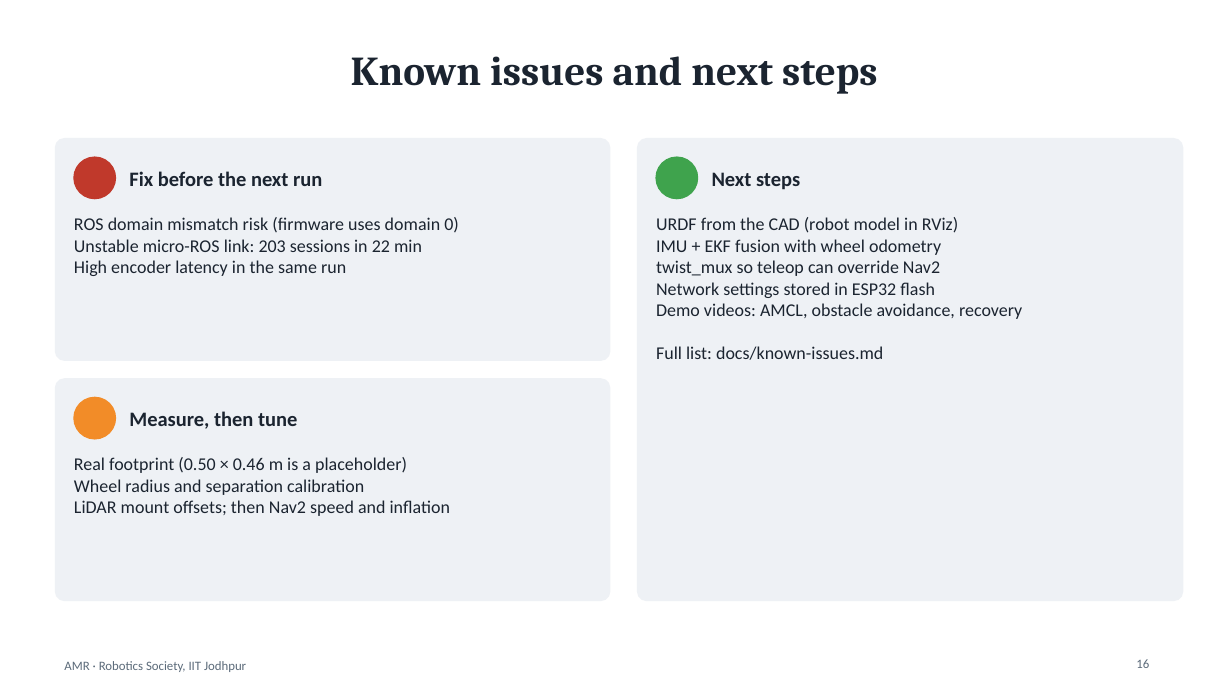
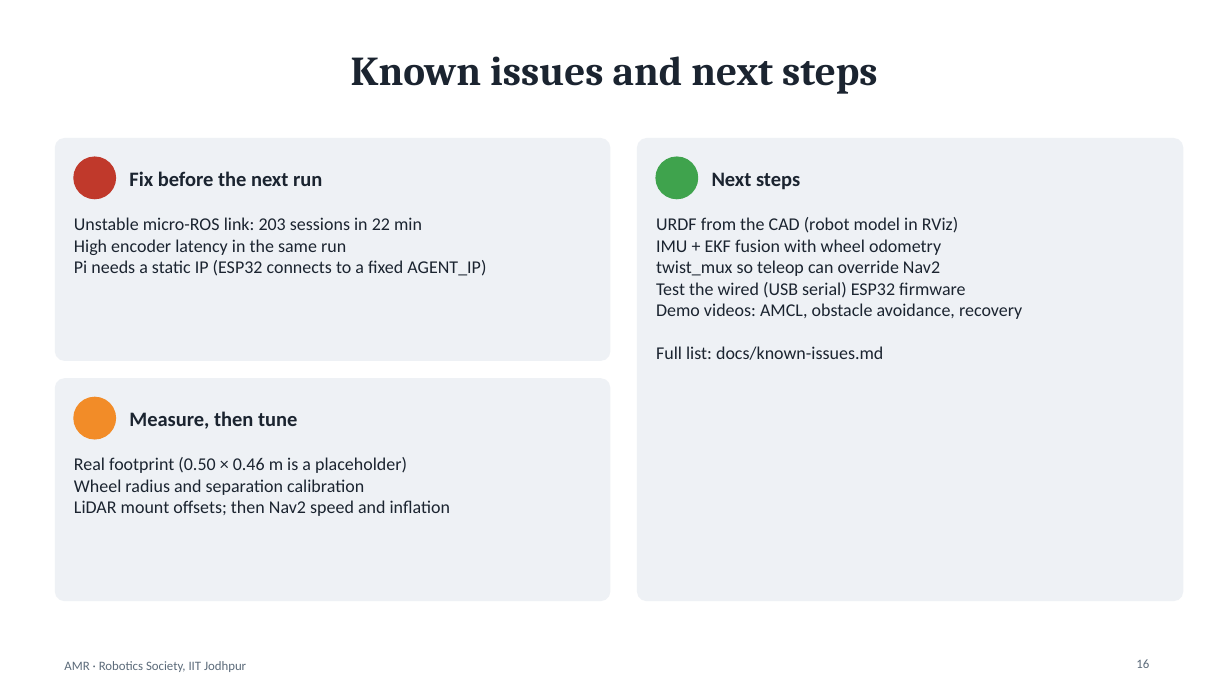
Before and after one commit to codr-shiv/amr, a slide deck: slide 16 of final-product/docs/presentation/AMR_Project_Presentation.pptx. Drawn at 1232x693 pixels with LibreOffice and Linux fonts; fonts in the diff are those of the drawing. Boxes give left, top, right and bottom in pixels: in the first picture for what was removed or moved away, otherwise in the second. Text is boxed around its words. In the diff, an @@ line names an element or a change of style, - is before the commit and + after.

```diff
--- a/final-product/docs/presentation/AMR_Project_Presentation.pptx
+++ b/final-product/docs/presentation/AMR_Project_Presentation.pptx
@@ text at [74, 217, 459, 232]: paragraph removed @@
-ROS domain mismatch risk (firmware uses domain 0)
@@ text at [74, 260, 486, 276]: paragraph added @@
+Pi needs a static IP (ESP32 connects to a fixed AGENT_IP)
@@ text at [656, 282, 965, 298]: text changed @@
-Network settings stored in ESP32 flash
+Test the wired (USB serial) ESP32 firmware
```
Also in this commit, not shown: 4 other slides changed, 31 other files.
